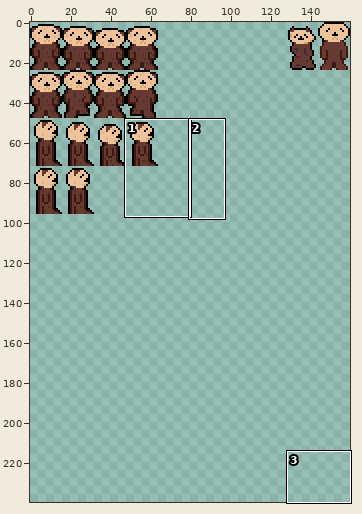
A pixel-art file gets an edit: art_club/sprites/player_sprites/otter_test.aseprite. The first picture is a wide view before the edit; the outline marks the close-up.
Close-up. The starting point:
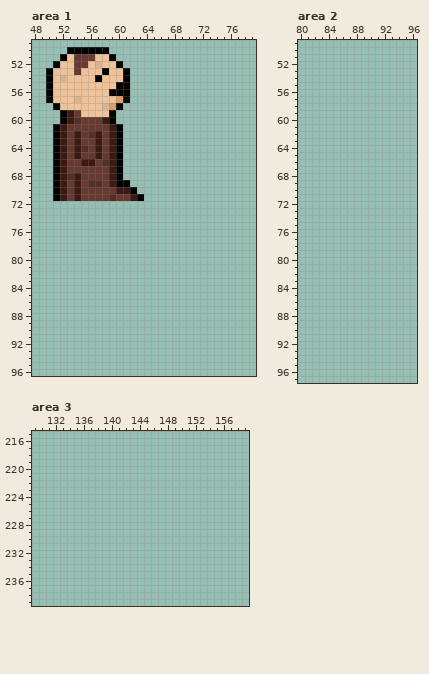
160x240 pixels, 1 frame. Shown: area 1: x 48..79, y 49..96; area 2: x 80..96, y 49..97; area 3: x 129..159, y 215..239. The commit also changed other parts of the picture, which this record leaves out.
After the commit:
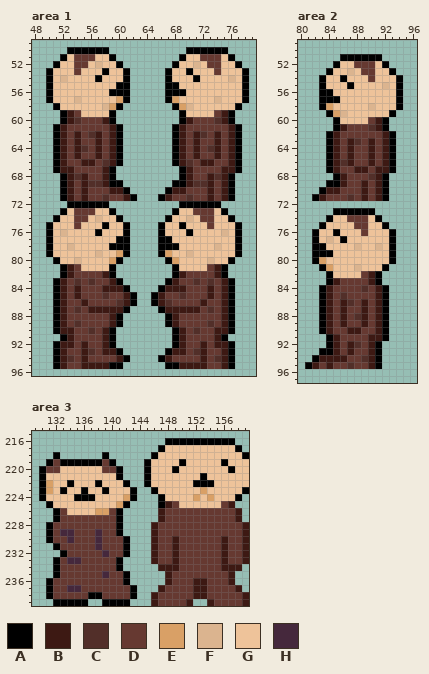
Palette (. is transparent): A #000000  B #3d1913  C #522f29  D #663931  E #d9a066  F #dbb48f  G #eec39a  H #45283c
Change:
Changed rows in their new state; - is an unchanged pixel.
Area 1:
first column x 50:
50 --------------------AAAAAA---
51 -------------------AGGDDDGA--
52 ------------------AGGFGDDGGA-
53 -----------------AGGAGGGDGGGA
54 -----------------AGGGAGGGGFGA
55 -----------------AAGGGGGGGGGA
56 -----------------AAAGGGGGGGGA
57 -----------------AEGGGGGFGGGA
58 ------------------AEFGGGGGGA-
59 -------------------AGGGGDBA--
60 -------------------ABDDDCBA--
61 ------------------ABDDDDDDBA-
62 ------------------ABDBCDBDBA-
63 ------------------ABDBDDBDBA-
64 ------------------ABDBDCBDBA-
65 ------------------ABDBDDBDBA-
66 ------------------ABCDBBDDBA-
67 ---B----BA.--------ABDDDDBBA-
68 -.ABCB--BA.--------ABDDBCBA--
69 -.ABDB--BA-.------AABCCBDBA--
70 -.ABDB---B-A.----ABBDDDBDBA--
71 -.ABDB--CD-BA.--ABDDCDDBDBA--
72 ---AAAAAA----------AAAAAA----
73 --AGDDDGGA--------AGGDDDGA---
74 -AGGDDGFGGA------AGGFGDDGGA--
75 AGGGDGGGAGGA----AGGAGGGDGGGA-
76 AGFGGGGAGGGA----AGGGAGGGGFGA-
77 AGGGGGGGGGAA----AAGGGGGGGGGA-
78 AGGFGGGGGAAA----AAAGGGGGFGGA-
79 AGGGGGGFGGEA----AEGGFGGGGGGA-
80 -AGGFGGGGEA------AEGGGGFGGA--
81 --ABDGGGGA--------AGGGGDBA---
82 --ABDDDDBA--------ABDDDDBA---
83 -ABDCDCDDBA------ABDDCDCDBA--
84 -ABDBDDDBBBA----ABBBDDDBDBA--
85 -ABDBDDDCDDBA--ABDDCDDDBDBA--
86 -ABDDBDDDDCBA--ABCDDDDBDDBA--
87 -ABDCDBBBBBA----ABBBBBDCDBA--
88 -ABDDDDDDBA------ABDDDDDDBA--
89 -ABDCDDDDBA------ABDDDDCDBA--
90 -ABBDDCDBA--------ABDCDDBBA--
91 --ABDDDDBA--------ABDDDDBA---
92 -ABBDBDDBA--------ABDDBDBBA--
93 -ABDDBCDBBA------ABBDCBDDBA--
94 -ABCDBDDDDBA----ABDDDDBDCBA--
95 -ABDDBBBBAA------AABBBBDDBA--
Area 2:
first column x 81:
51 -----AAAAAA---
52 ----AGGDDDGA--
53 ---AGGFGDDGGA-
54 --AGGAGGGDGGGA
55 --AGGGAGGGGFGA
56 --AAGGGGGGGGGA
57 --AAAGGGGGGGGA
58 --AEGGGGGFGGGA
59 ---AEFGGGGGGA-
60 ----AGGGGDBA--
61 ----ABDDDCBA--
62 ---ABDDDDDDBA-
63 ---ABDBCDBDBA-
64 ---ABDBDDBDBA-
65 ---ABDBDDBDBA-
66 ---ABCBDDBDBA-
67 ---ABDDBBDBBA-
68 ----ABDDDCBA--
69 ---AABDDBDBA--
70 --ABBDDDBDBA--
71 -ABDDDCDBDBA--
73 ----AAAAAA----
74 ---AGGDDDGA---
75 --AGGGGDDGGA--
76 -AGGAGGGDGGGA-
77 -AGFGAGGGGGGA-
78 -AAGGGGFGGFGA-
79 -AAAGGGGGGGGA-
80 -AEGGGGGGGGGA-
81 --AEGGGFGGGA--
82 ---AGGGGDBA---
83 ---ABDDDDBA---
84 --ABDDDDCDBA--
85 --ABDCDDDDBA--
86 --ABDBCDBDBA--
87 --ABDBDDBDBA--
88 --ABDBDCBDBA--
89 --ABDBDDBDBA--
90 --ABDDBBDDBA--
91 ---ABDDDDBBA--
92 ---ABDBCDBA---
93 --AABDBDDBA---
94 -ABBBBDDCBA---
95 ABDBDDCDDBA---
Area 3:
first column x 130:
216 ------------------AAAAAAAAAA--
217 -----------------AGGGGGGGGGGA-
218 --A------A------AGGGGGGGGGGGGA
219 -ADAAAAAADA----AGGGGAGGGGGAGGG
220 ADDGGGGGGDDA---AGGGAGGGGGGGAGG
221 AGGGGGGGGGGA---AGGGGGGGAGGGGGG
222 AEGGAGGGAGGGA--AGGGGGGAAAGGGGG
223 AEGAGGAGGAGGGA--AGGGGGGEGGGGGA
224 AGGGGAAAGGGGEA---AGGGGEGEGGGA-
225 -AGGGGGGGGGEA----ABDGGGGGGDB--
226 --ADGGGGEEDA-----BDDDDDDDDDDB-
227 --ADDDDDDDDA-----BDDDDDDDDDDB-
228 -ADDDDDDDDDA----BDDDDDDDDDDDDB
229 -ADHHDDDHDDA----BDDDDDDDDDDDDB
230 -ADDHDDDHDDDA---BDDBDDDDDDBDDB
231 --ADDDDDHDDDA---BDDBDDDDDDBDDB
232 ---ADDDDDHDDA---BDDBDDDDDDBDDB
233 --ADHHDDDDDA----BDDBDDDDDDBDDB
234 --ADDDDDDDDA-----BBBDDDDDDBBB-
235 --ADDDDDDHDDA-----BDDDDDDDDB--
236 -ADDDDDDDDDDA-----BDDDBBDDDB--
237 -ADDHHDDDDDDDA---BDDDDBBDDDDB-
238 -ADDDDDAADDDDA--BDDDDDBBDDDDDB
239 --AAAAA--AAAA---BDDDDB--BDDDDB
Boxes around the changes in both close-ups, in picture pixels (x1, y1, x2, y2):
changed: (46, 47, 249, 369)
added: (305, 54, 403, 369)
added: (39, 438, 249, 606)
